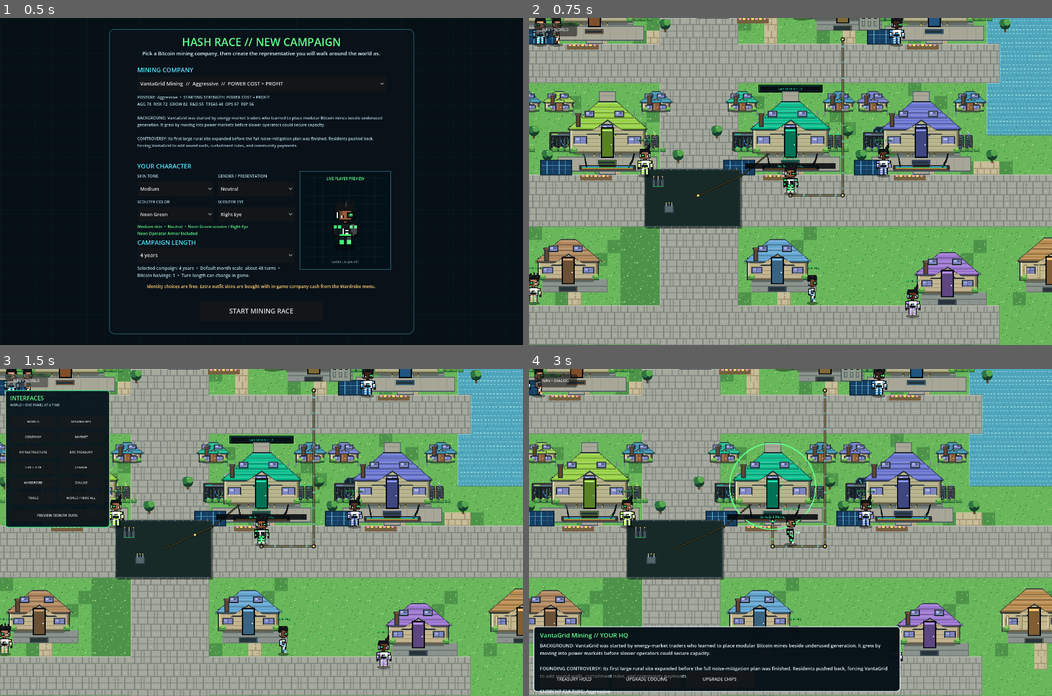
Above: before the commit, frames 1-4 (two rows, left to right).
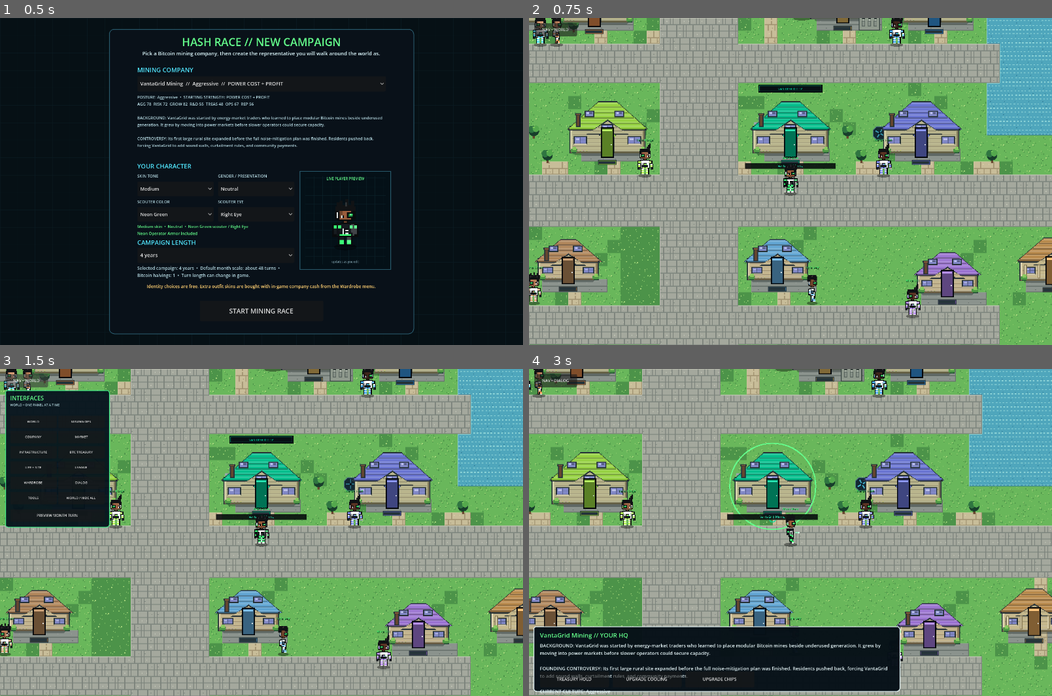
Above: after the commit, the same moments.

Repository: 1freetech/HashRace
Game: Godot game, scene res://scenes/campaign_setup.tscn
Same seed, same stepped clock (60 frames per second), same inputs: the game is played once before the commit and once after it.
Inputs (mouse positions are in pixels of both pictures, inside the frame that each line leads up to):
- Up to frame 1 (0.5 s): no input
- Up to frame 2 (0.75 s): click "START MINING RACE" at 0.5 s
- Up to frame 3 (1.5 s): click "NAV • WORLD" at 1.25 s
- Up to frame 4 (3 s): click "WORLD" at 2 s; tap Enter (ui_accept) at 2.75 s; move the mouse to (905, 516) at 2.77 s; hold D from 2.78 s (still down); tap E at 2.85 s; click (905, 516) at 2.92 s

Frame 1 is identical in both runs. In frame 2, 12% of the frame differs, in the area x 0-100%, y 0-83%; in frame 3, 10%; in frame 4, 12%.

Commit message:
boot v0.102 visual cleanup layer

Diff:
--- a/Godot/scenes/world.tscn
+++ b/Godot/scenes/world.tscn
@@ -1,7 +1,7 @@
 [gd_scene load_steps=3 format=3]
 
-; Release inheritance compatibility: world_v101.gd -> world_v100.gd -> world_v099.gd -> world_v098.gd -> world_v097.gd -> world_v096.gd -> world_v095.gd -> world_v094.gd -> world_v093.gd -> world_v092.gd -> world_v091.gd -> world_v090.gd -> world_v089.gd -> world_v088.gd -> world_v087.gd -> prior visual/gameplay stack. v0.101 fixes the MW shortfall target to use actual ASIC fleet load.
-[ext_resource path="res://scripts/world_v101.gd" type="Script" id="1_world"]
+; Release inheritance compatibility: world_v102.gd -> world_v101.gd -> world_v100.gd -> world_v099.gd -> world_v098.gd -> world_v097.gd -> world_v096.gd -> world_v095.gd -> world_v094.gd -> prior visual/gameplay stack. v0.102 removes decorative energy/rack clutter, fixes entrance walks and water-safe landscaping, and makes the single AI rack inventory-driven.
+[ext_resource path="res://scripts/world_v102.gd" type="Script" id="1_world"]
 [ext_resource path="res://scripts/live_treasury_controls.gd" type="Script" id="2_treasury"]
 
 [node name="HashRaceRPGStrategyWorld" type="Node2D"]
